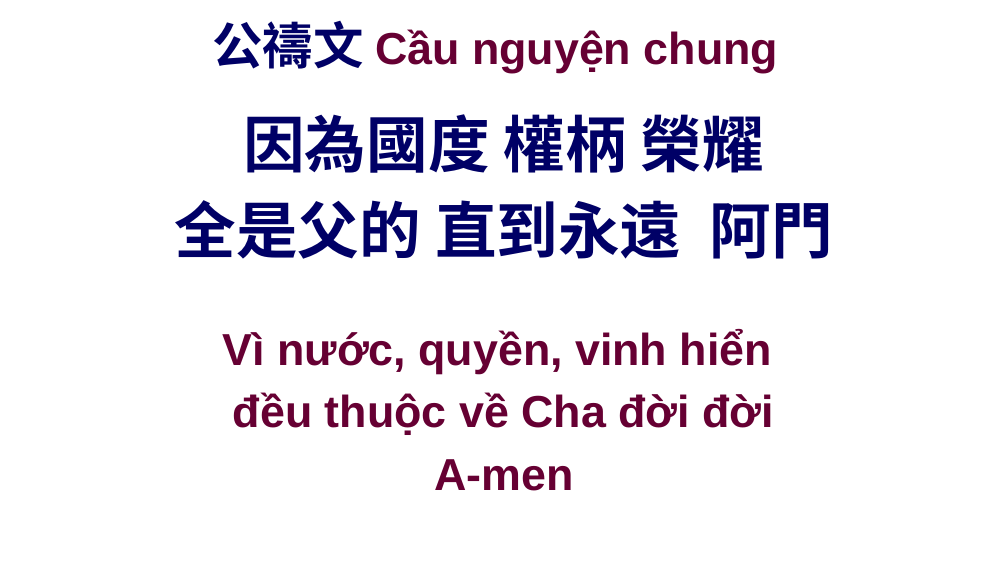
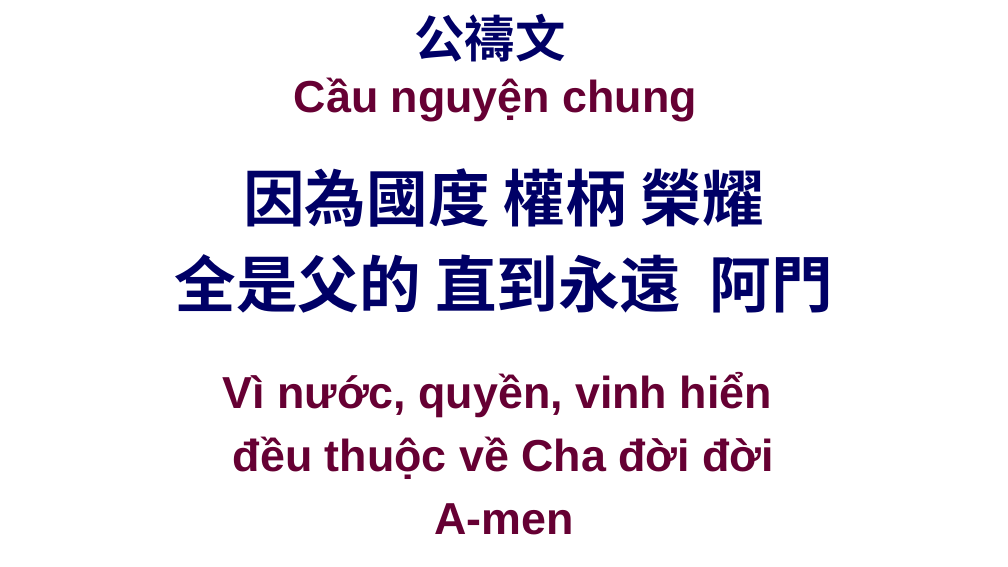
Before and after one commit to batisuoc/other-ppts, a slide deck: slide 26 of 聯合崇拜流程.pptx. Drawn at 1008x567 pixels with LibreOffice and Linux fonts; fonts in the diff are those of the drawing; background and template pictures are left out. Boxes give left, top, right and bottom in pixels: in the first picture for what was removed or moved away, otherwise in the second. Text is boxed around its words. In the diff, an @@ line names an element or a change of style, - is before the commit and + after.

```diff
--- a/聯合崇拜流程.pptx
+++ b/聯合崇拜流程.pptx
@@ title "公禱文 Cầu nguyện chung" rewrapped from (212, 21, 778, 73) to (294, 14, 696, 121) @@
@@ text "因為國度 權柄 榮耀" at (175, 168, 833, 313): vertical alignment top to middle @@
@@ text "因為國度 權柄 榮耀": place and size @@
-text "因為國度 權柄 榮耀" at (175, 114, 833, 259)
+text "因為國度 權柄 榮耀" at (175, 168, 833, 313)
@@ text "Vì nước, quyền, vinh hiển": place and size @@
-text "Vì nước, quyền, vinh hiển" at (223, 330, 774, 491)
+text "Vì nước, quyền, vinh hiển" at (223, 373, 774, 535)
@@ text "Vì nước, quyền, vinh hiển" at (223, 373, 774, 535): vertical alignment top to middle @@
```
Also in this commit, not shown: 17 other slides changed, 3 other files.
